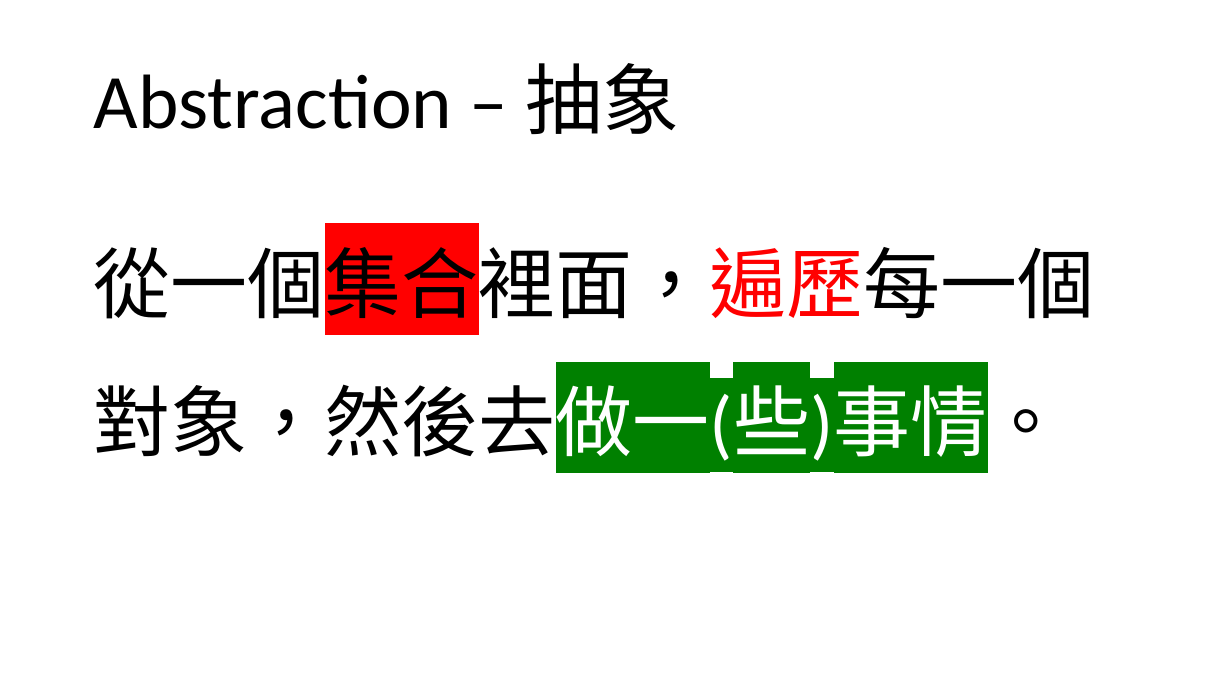
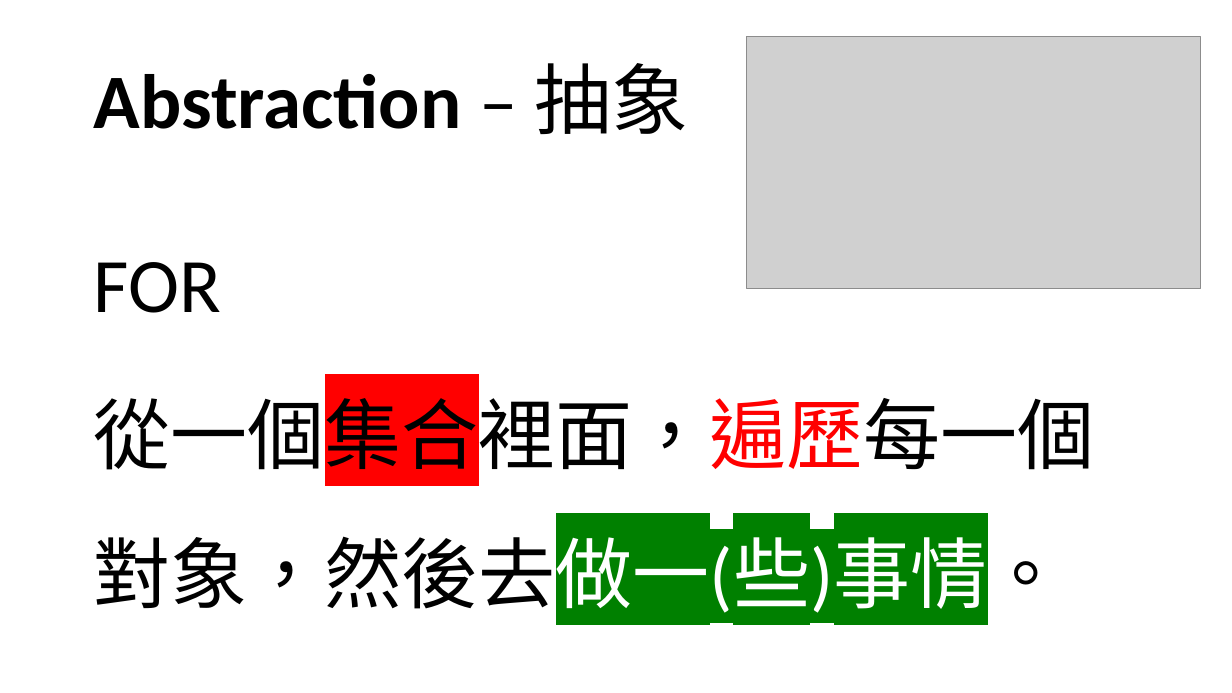
Before and after one commit to bentonglove/DosBatch, a slide deck: slide 9 of Dos Batch Script_Training_2022_Jul.pptx (slide 5 before the commit). Drawn at 1232x693 pixels with LibreOffice and Linux fonts; fonts in the diff are those of the drawing; grey boxes stand for pictures. Boxes give left, top, right and bottom in pixels: in the first picture for what was removed or moved away, otherwise in the second. Text is boxed around its words. In the diff, an @@ line names an element or a change of style, - is before the commit and + after.

```diff
--- a/Dos Batch Script_Training_2022_Jul.pptx
+++ b/Dos Batch Script_Training_2022_Jul.pptx
@@ title "Abstraction – 抽象" at (x1=94, y1=63, x2=689, y2=134): bold on in "Abstraction" @@
@@ picture added at (x1=746, y1=37, x2=1201, y2=288) @@
@@ text at (x1=94, y1=262, x2=221, y2=313): paragraph added @@
+FOR
```
Also in this commit, not shown: 4 other slides changed, 13 slides added, 2 slides removed.
